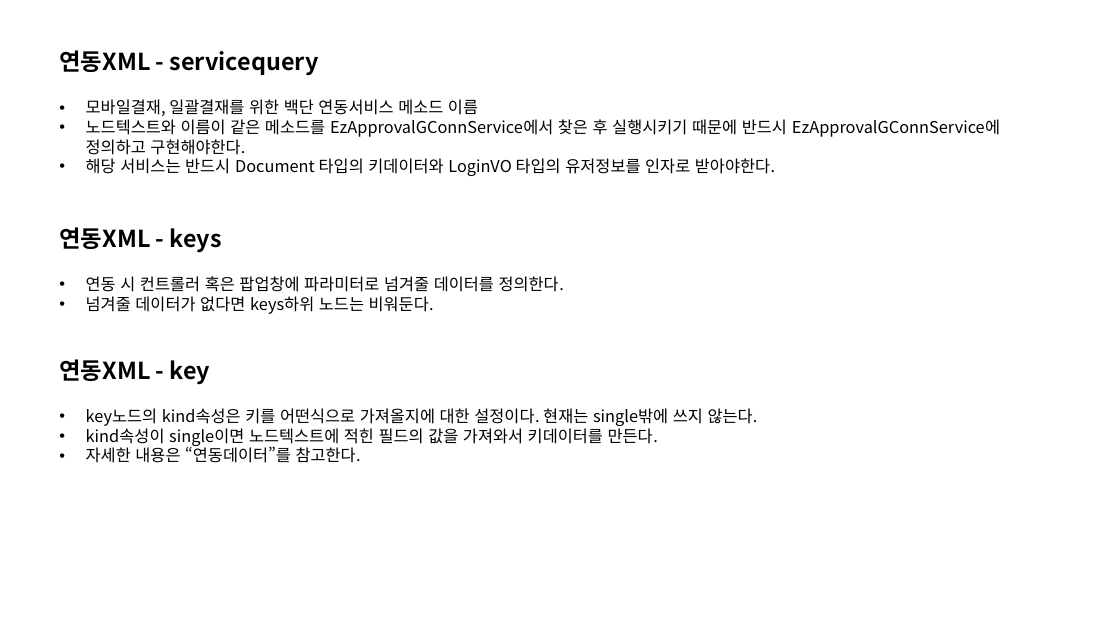
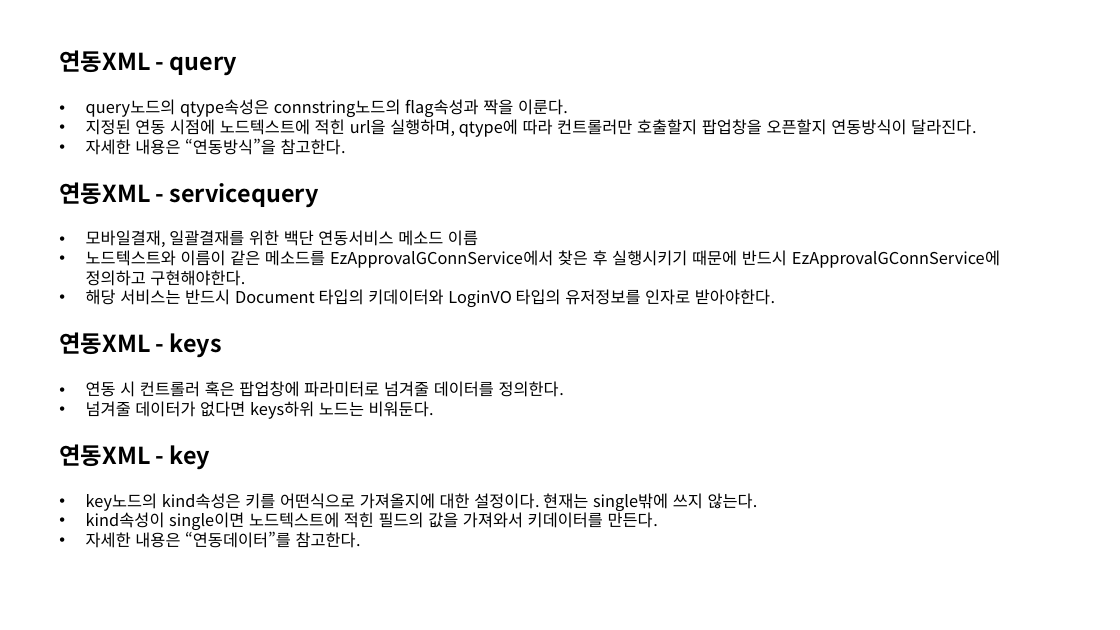
Before and after one commit to Shim8934/refactor_ezFlow4Java, a slide deck: slide 6 of docs/tech/ezApprovalG/전자결재연동/전자결재 연동 개발 가이드 문서.pptx. Drawn at 1120x630 pixels with LibreOffice and Linux fonts; fonts in the diff are those of the drawing. Boxes give left, top, right and bottom in pixels: in the first picture for what was removed or moved away, otherwise in the second. Text is boxed around its words. In the diff, an @@ line names an element or a change of style, - is before the commit and + after.

Commit message:
* 웹기안기 연동 개발
1인결재시 LAST_SIGN 연동시점 추가
회송 버튼 리스트에서 분리
폼빌더 연동 개발
재기안, 재접수 문서 문서보기창으로 리다이렉트
전자결재 연동 개발 가이드 문서 업데이트
-FIX
부서합의 연동 오류 수정
워크플로우 오류 수정
양식 워크플로우 있을 때 두번째저장부터 오류 수정

```diff
--- a/docs/tech/ezApprovalG/전자결재연동/전자결재 연동 개발 가이드 문서.pptx
+++ b/docs/tech/ezApprovalG/전자결재연동/전자결재 연동 개발 가이드 문서.pptx
@@ text added at [59, 50, 237, 76], 20 pt, text #000000, bold @@
+연동XML - query
@@ text added at [86, 99, 976, 155], 14 pt, text #000000 @@
+• query노드의 qtype속성은 connstring노드의 flag속성과 짝을 이룬다.
+• 지정된 연동 시점에 노드텍스트에 적힌 url을 실행하며, qtype에 따라 컨트롤러만 호출할지 팝업창을 오픈할지 연동방식이 달라진다.
+• 자세한 내용은 “연동방식”을 참고한다.
@@ text "연동XML - servicequery": place and size @@
-text "연동XML - servicequery" at [59, 50, 319, 76]
+text "연동XML - servicequery" at [59, 182, 319, 208]
@@ text "모바일결재, 일괄결재를 위한 백단 연동서비스 ...": place and size @@
-text "모바일결재, 일괄결재를 위한 백단 연동서비스 ..." at [86, 99, 1000, 176]
+text "모바일결재, 일괄결재를 위한 백단 연동서비스 ..." at [86, 230, 1000, 307]
@@ text "연동XML - keys": place and size @@
-text "연동XML - keys" at [59, 227, 222, 253]
+text "연동XML - keys" at [59, 332, 222, 358]
@@ text "연동 시 컨트롤러 혹은 팝업창에 ...": place and size @@
-text "연동 시 컨트롤러 혹은 팝업창에 ..." at [86, 276, 564, 314]
+text "연동 시 컨트롤러 혹은 팝업창에 ..." at [86, 381, 564, 419]
@@ text "연동XML - key": place and size @@
-text "연동XML - key" at [59, 359, 210, 385]
+text "연동XML - key" at [59, 444, 210, 470]
@@ text "key노드의 kind속성은 키를 어떤식으로 가져올지에 ...": place and size @@
-text "key노드의 kind속성은 키를 어떤식으로 가져올지에 ..." at [86, 408, 758, 463]
+text "key노드의 kind속성은 키를 어떤식으로 가져올지에 ..." at [86, 493, 758, 548]
```
Also in this commit, not shown: 1 other slide changed, 1 slide added, 22 other files.
